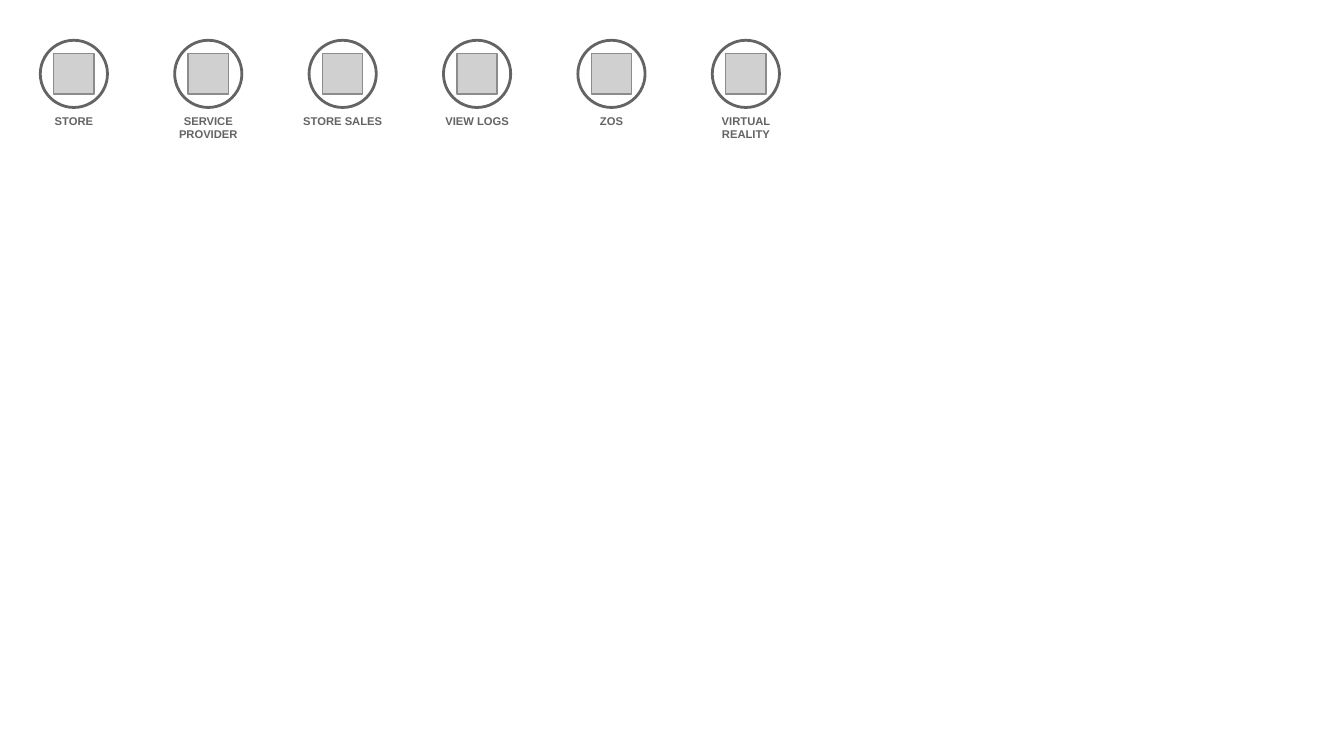
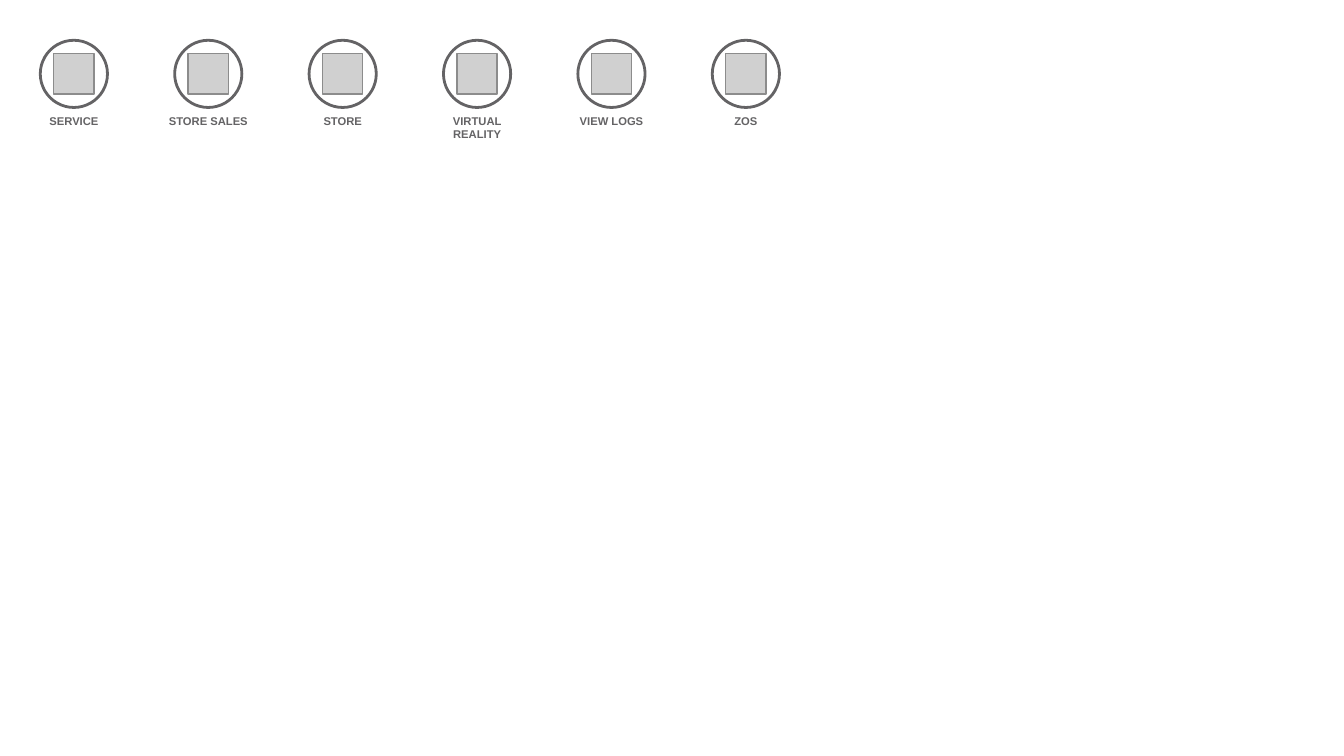
Before and after one commit to l2fprod/myarchitecture, a slide deck: slide 10 of mycatalog-architecture-diagram-template.pptx. Drawn at 1344x756 pixels with LibreOffice and Linux fonts; fonts in the diff are those of the drawing; grey boxes stand for pictures. Boxes give left, top, right and bottom in pixels: in the first picture for what was removed or moved away, otherwise in the second. Text is boxed around its words. In the diff, an @@ line names an element or a change of style, - is before the commit and + after.

```diff
--- a/mycatalog-architecture-diagram-template.pptx
+++ b/mycatalog-architecture-diagram-template.pptx
@@ text at [49,117,98,125]: text changed @@
-STORE
+SERVICE
@@ text at [169,117,247,125]: text changed @@
-SERVICE PROVIDER
+STORE SALES
@@ text at [324,117,362,125]: text changed @@
-STORE SALES
+STORE
@@ text "VIRTUAL REALITY": place and size @@
-text "VIRTUAL REALITY" at [722,117,771,138]
+text "VIRTUAL REALITY" at [453,117,502,138]
@@ text "VIEW LOGS": place and size @@
-text "VIEW LOGS" at [445,117,509,125]
+text "VIEW LOGS" at [580,117,643,125]
@@ text "ZOS": place and size @@
-text "ZOS" at [600,117,623,125]
+text "ZOS" at [734,117,757,125]
```
Also in this commit, not shown: 2 other slides changed.
